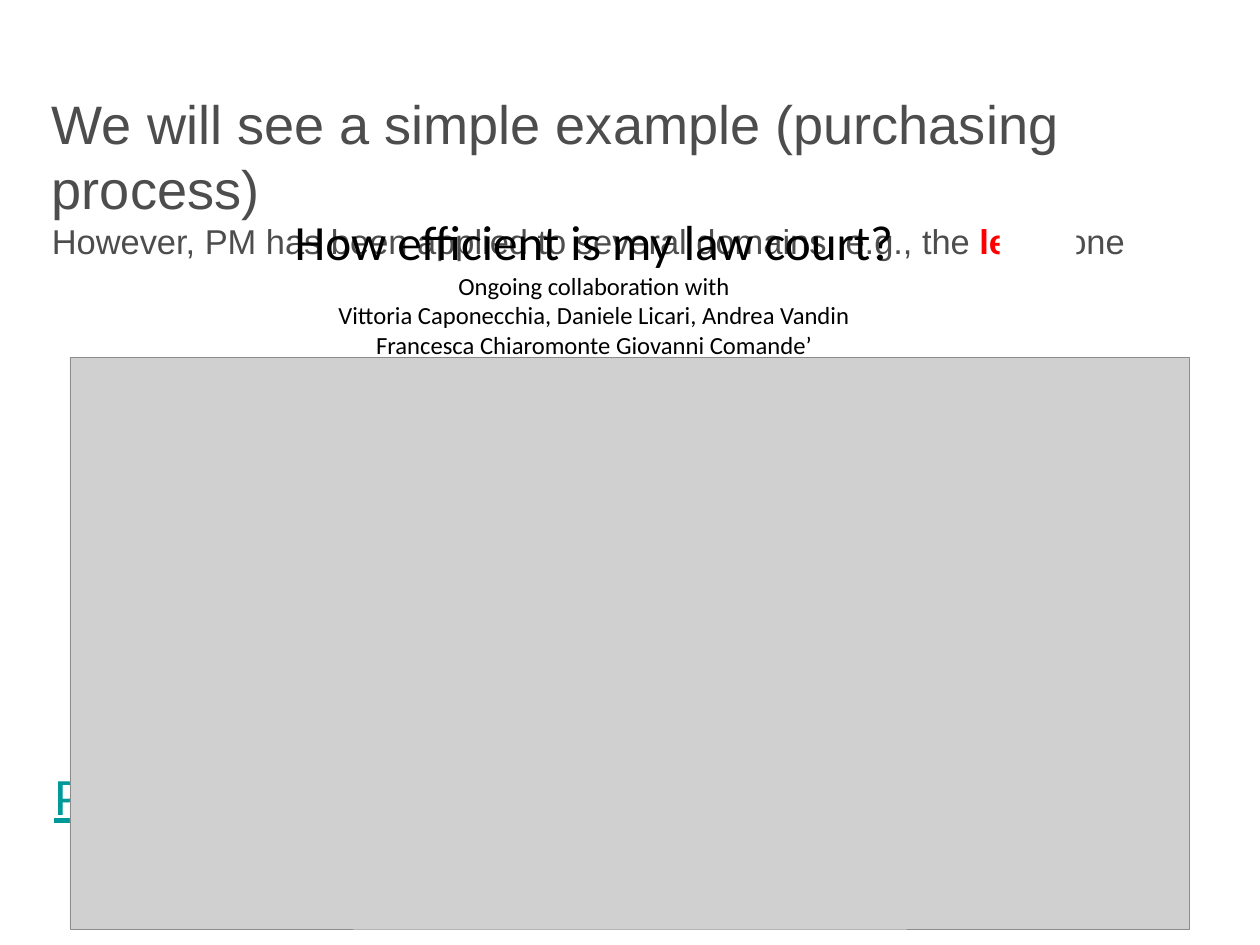
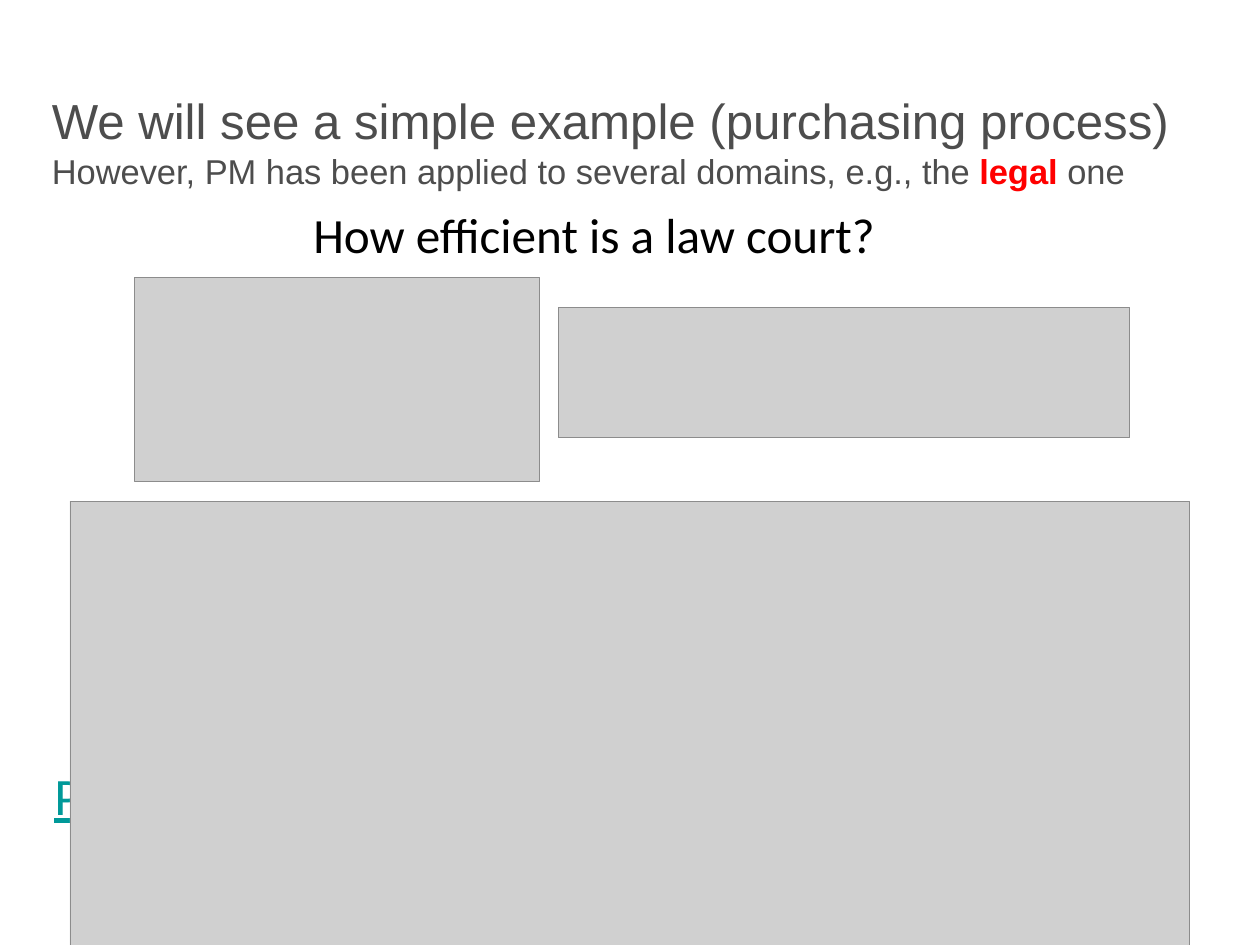
Before and after one commit to EMbeDS-education/ComputingDataAnalysisModeling20252026, a slide deck: slide 9 of PDAI/slides/processMining/ProcessMiningTutorial.pptx. Drawn at 1260x945 pixels with LibreOffice and Linux fonts; fonts in the diff are those of the drawing; grey boxes stand for pictures; background and template pictures are left out. Boxes give left, top, right and bottom in pixels: in the first picture for what was removed or moved away, otherwise in the second. Text is boxed around its words. In the diff, an @@ line names an element or a change of style, - is before the commit and + after.

```diff
--- a/PDAI/slides/processMining/ProcessMiningTutorial.pptx
+++ b/PDAI/slides/processMining/ProcessMiningTutorial.pptx
@@ title "We will see a simple ..." at bbox=[52, 103, 1169, 190]: size 44 to 40 pt in "We will see a simple example (purchasing ..." @@
@@ text at bbox=[313, 218, 875, 254]: text changed; size 20 to 40 pt @@
-How efficient is my law court?
-Ongoing collaboration with
-Vittoria Caponecchia, Daniele Licari, Andrea Vandin
-Francesca Chiaromonte Giovanni Comande’
+How efficient is a law court?
@@ picture added at bbox=[135, 277, 540, 482] @@
@@ picture added at bbox=[558, 307, 1130, 439] @@
@@ rectangle added at bbox=[999, 431, 1055, 514], fill #FFFFFF @@
@@ picture: place and size @@
-picture at bbox=[70, 358, 1190, 929]
+picture at bbox=[70, 502, 1190, 945]
```
Also in this commit, not shown: 5 other slides changed, 1 slide added, 3 other files.
